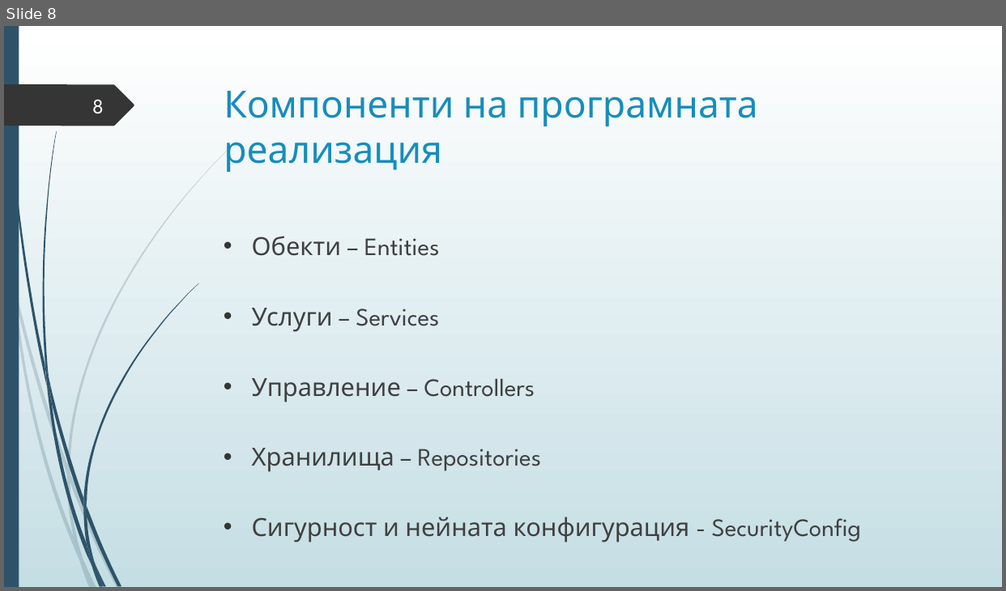
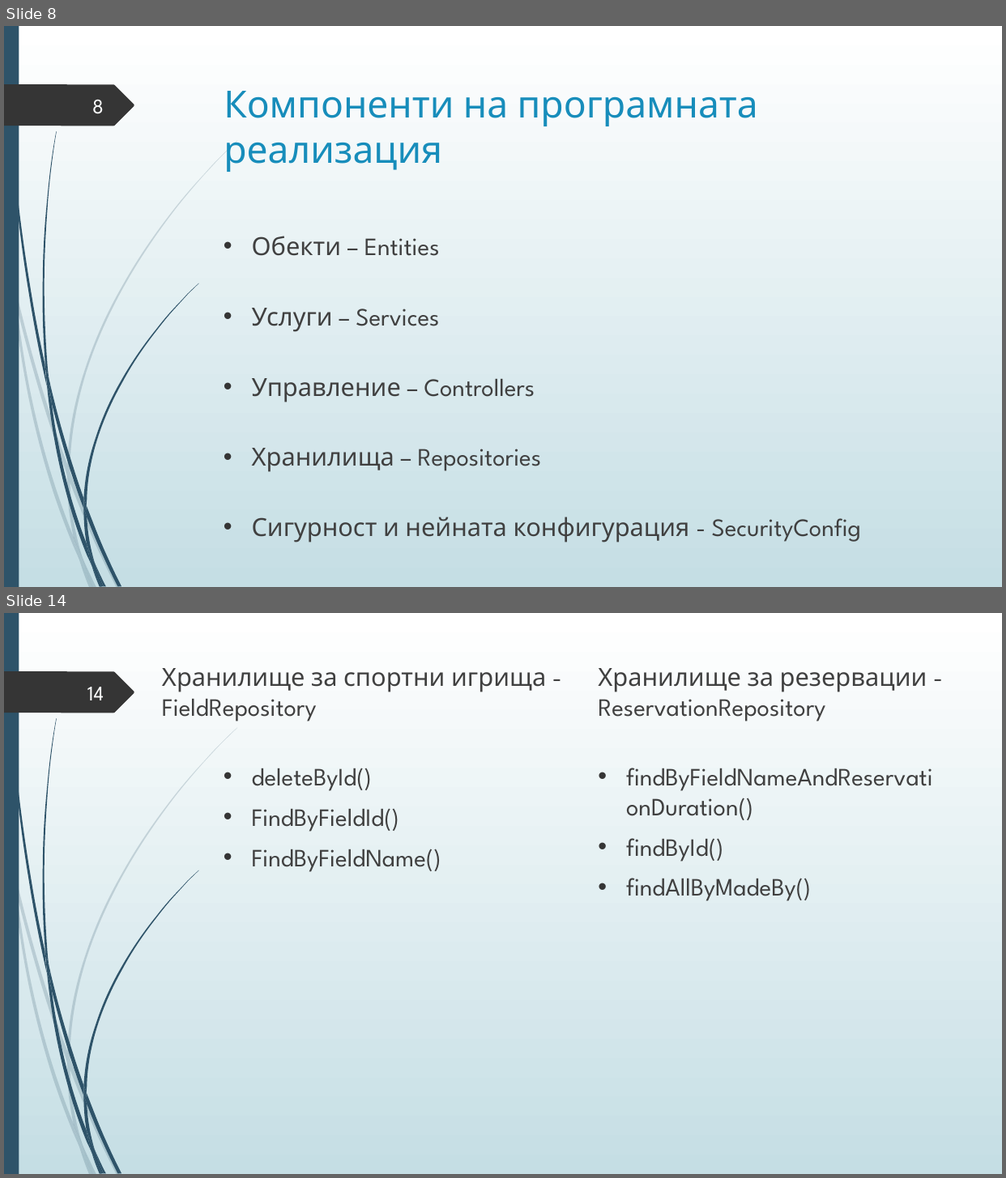
Before and after one commit to Izabel96/PlayingFieldReservations, a slide deck: Дипломна защита.pptx. Shown one above the other, each under a label of ours: slide 8 before the commit, slides 8 and 14 after it; the slides between them are not shown. The pictures are 1006x591 and 1006x1178 pixels, drawn with LibreOffice and Linux fonts; fonts in the diff are those of the drawing. Boxes give left, top, right and bottom in pixels: in the first picture for what was removed or moved away, otherwise in the second. Text is boxed around its words. In the diff, an @@ line names an element or a change of style, - is before the commit and + after.

```diff
--- a/Дипломна защита.pptx
+++ b/Дипломна защита.pptx
@@ slide 14 added at box(4, 613, 1002, 1174), background gradient #FFFFFF to #C5DEE5; not listed: 24 template elements that a slide beside it also shows @@
@@ text added at box(162, 668, 546, 722), 24 pt, text #404040 @@
+Хранилище за спортни игрища - FieldRepository
@@ text added at box(598, 668, 927, 722), 24 pt, text #404040 @@
+Хранилище за резервации - ReservationRepository
@@ page number added at box(87, 687, 104, 700), 20 pt, text #FEFFFF @@
+14
@@ text added at box(252, 768, 441, 872), 24 pt, text #404040 @@
+• deleteById()
+• FindByFieldId()
+• FindByFieldName()
@@ text added at box(626, 838, 811, 901), 24 pt, text #404040 @@
+• findByFieldNameAndReservationDuration()
+• findById()
+• findAllByMadeBy()
```
Also in this commit, not shown: 22 other slides added.
